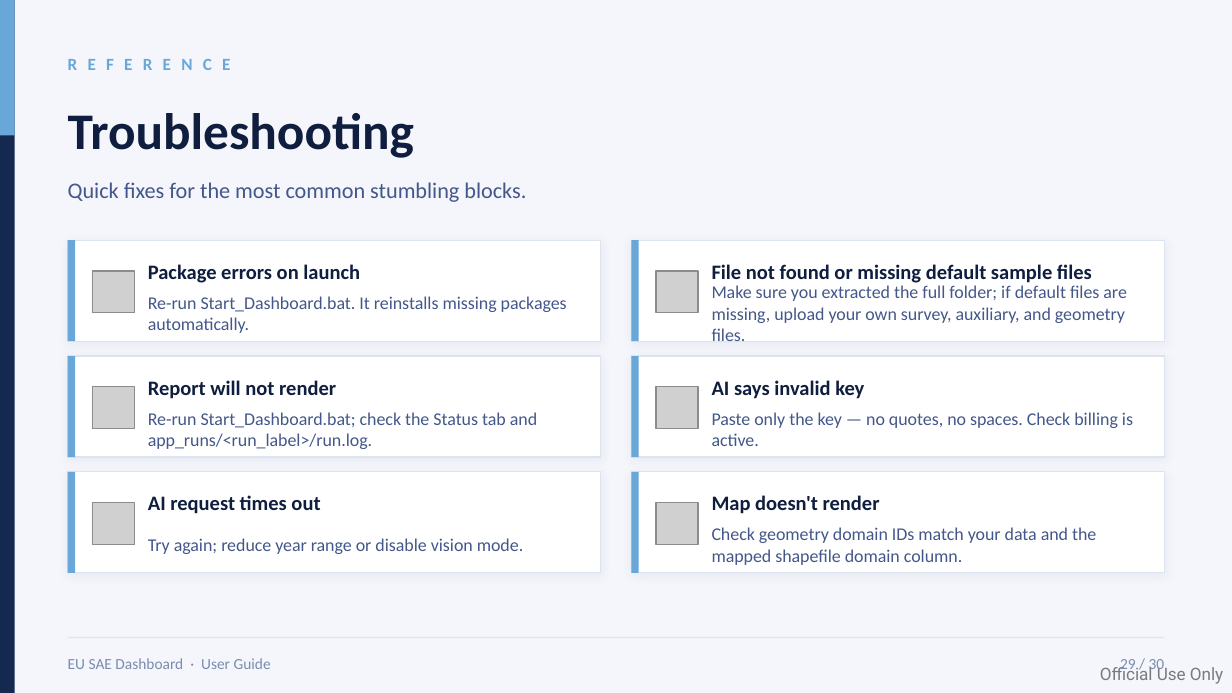
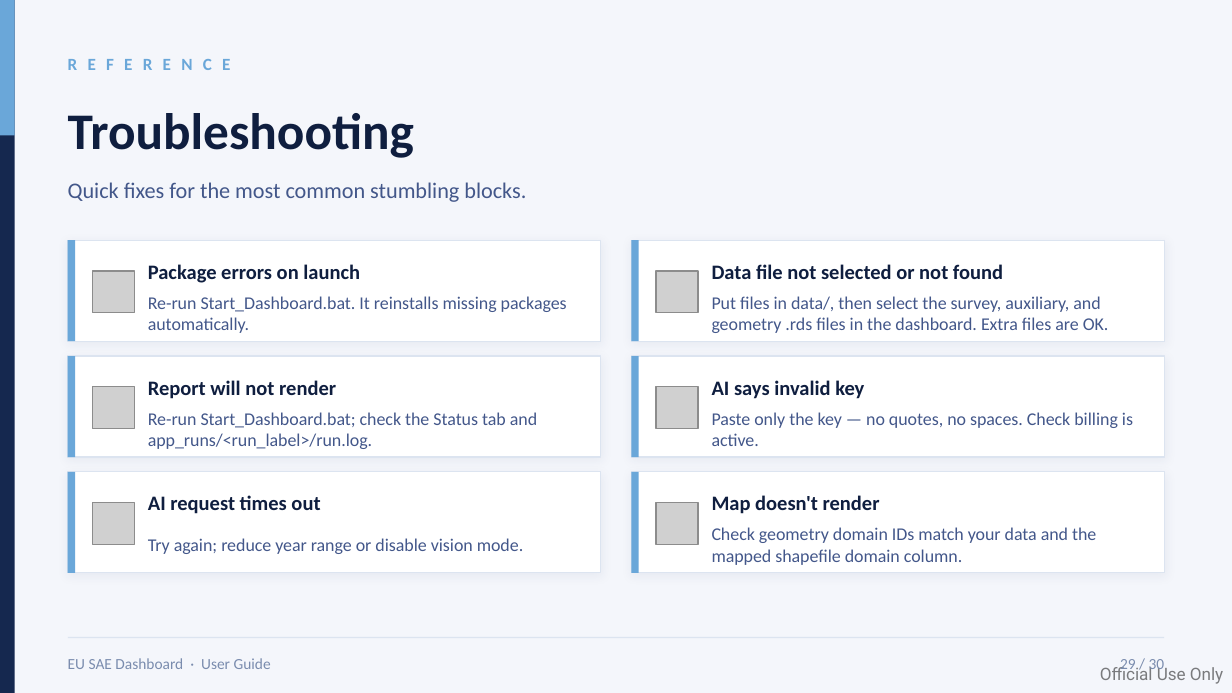
Before and after one commit to Noboyoshida227/EU_SAE_application_package, a slide deck: slide 29 of instructions/EU_SAE_User_Guide_Dashboard_v2.pptx. Drawn at 1232x693 pixels with LibreOffice and Linux fonts; fonts in the diff are those of the drawing; grey boxes stand for pictures. Boxes give left, top, right and bottom in pixels: in the first picture for what was removed or moved away, otherwise in the second. Text is boxed around its words. In the diff, an @@ line names an element or a change of style, - is before the commit and + after.

```diff
--- a/instructions/EU_SAE_User_Guide_Dashboard_v2.pptx
+++ b/instructions/EU_SAE_User_Guide_Dashboard_v2.pptx
@@ text at [712, 264, 1003, 279]: text changed @@
-File not found or missing default sample files
+Data file not selected or not found
@@ text at [712, 296, 1109, 333]: text changed @@
-Make sure you extracted the full folder; if default files are missing, upload your own survey, auxiliary, and geometry files.
+Put files in data/, then select the survey, auxiliary, and geometry .rds files in the dashboard. Extra files are OK.
```
Also in this commit, not shown: 5 other slides changed, 1 other file.
